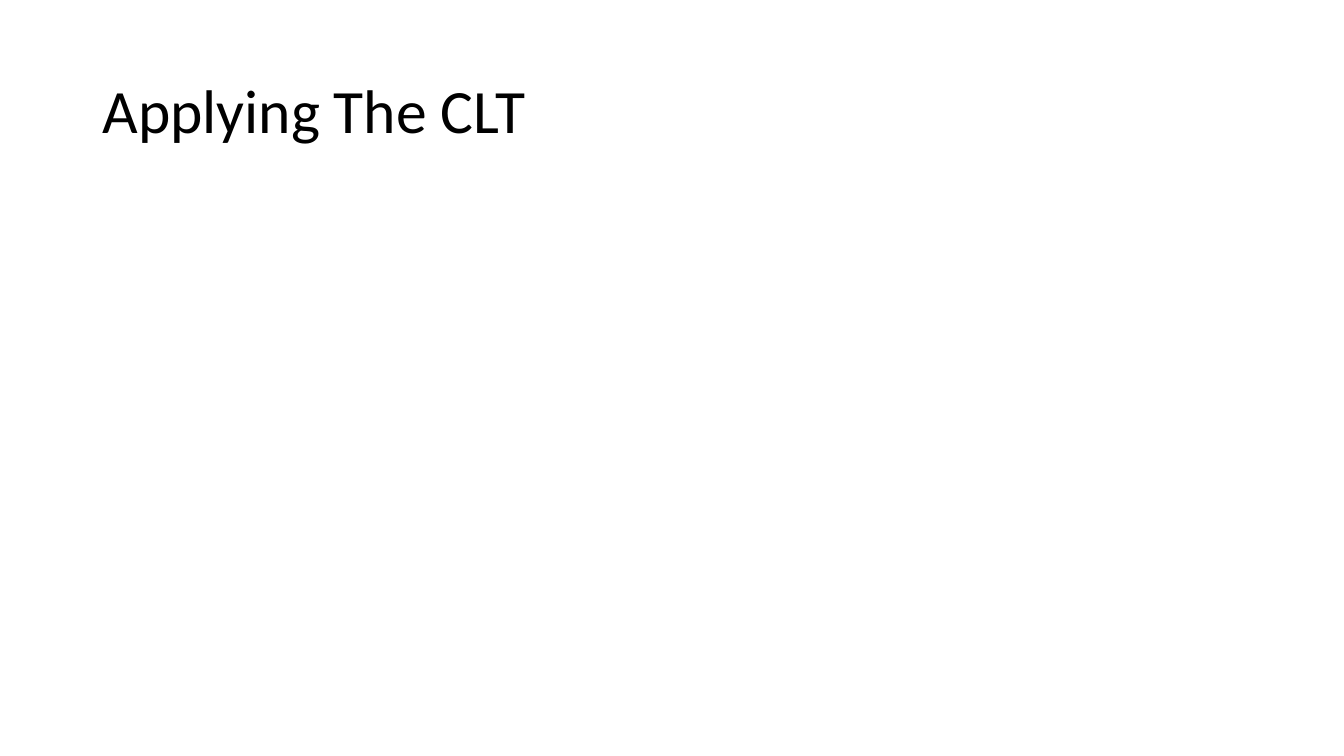
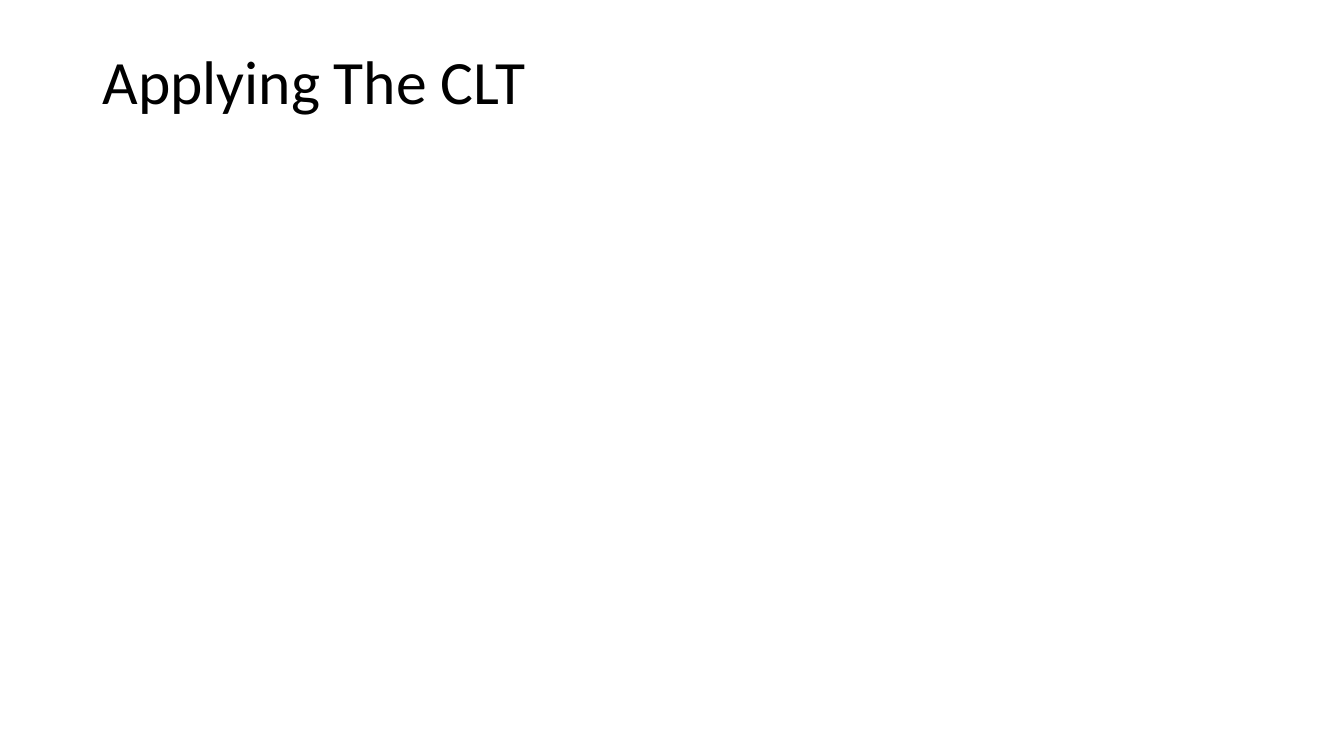
Before and after one commit to Jarred6068/UI_STAT251-03_Spring_2024, a slide deck: slide 6 of docs/lecture_slides/Week 8/Week8_Lecture16_Slides_2_28_2024.pptx (slide 8 before the commit). Drawn at 1344x756 pixels with LibreOffice and Linux fonts; fonts in the diff are those of the drawing; grey boxes stand for pictures. Boxes give left, top, right and bottom in pixels: in the first picture for what was removed or moved away, otherwise in the second. Text is boxed around its words. In the diff, an @@ line names an element or a change of style, - is before the commit and + after.

```diff
--- a/docs/lecture_slides/Week 8/Week8_Lecture16_Slides_2_28_2024.pptx
+++ b/docs/lecture_slides/Week 8/Week8_Lecture16_Slides_2_28_2024.pptx
@@ title "Applying The CLT": place and size @@
-title "Applying The CLT" at [102, 90, 525, 144]
+title "Applying The CLT" at [102, 61, 525, 115]
```
Also in this commit, not shown: 1 other slide changed, 1 slide added, 6 slides removed, 5 other files.
